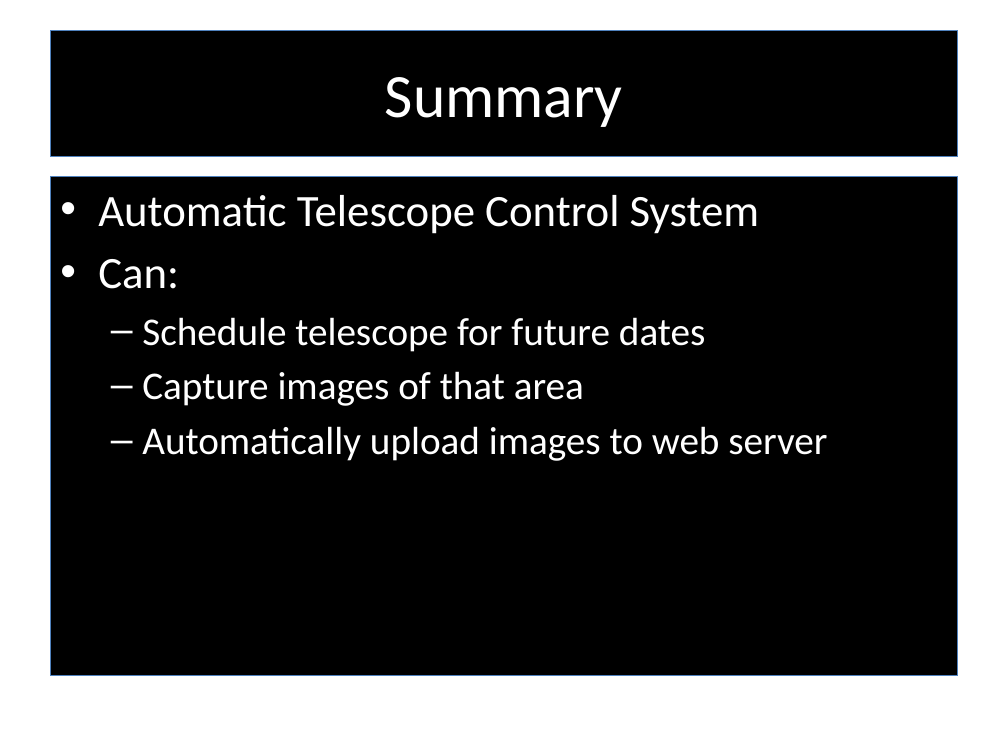
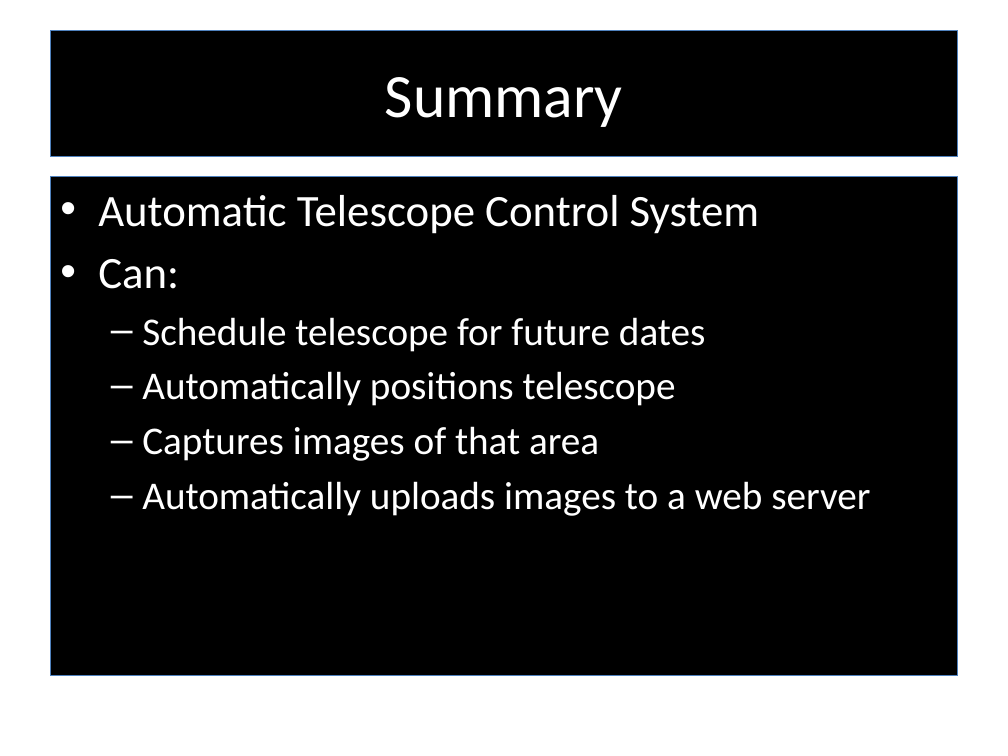
Before and after one commit to RedTeamCOSC470/Documentation, a slide deck: slide 20 of Stargazer_Presentation_Semester2.pptx (slide 23 before the commit). Drawn at 1008x756 pixels with LibreOffice and Linux fonts; fonts in the diff are those of the drawing; background and template pictures are left out. Boxes give left, top, right and bottom in pixels: in the first picture for what was removed or moved away, otherwise in the second. Text is boxed around its words. In the diff, an @@ line names an element or a change of style, - is before the commit and + after.

```diff
--- a/Stargazer_Presentation_Semester2.pptx
+++ b/Stargazer_Presentation_Semester2.pptx
@@ text at bbox=[142, 371, 870, 516]: text changed @@
-  – Capture images of that area
-  – Automatically upload images to web server
+  – Automatically positions telescope
+  – Captures images of that area
+  – Automatically uploads images to a web server
```
Also in this commit, not shown: 10 other slides changed, 8 slides added, 9 slides removed.
